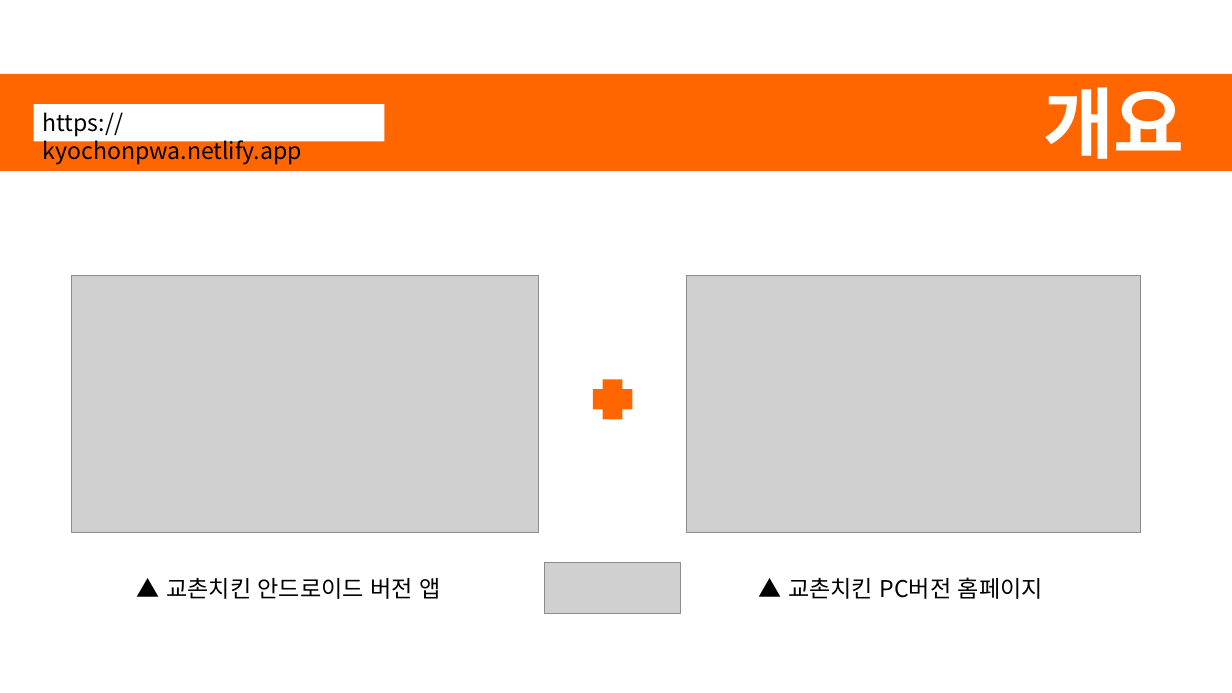
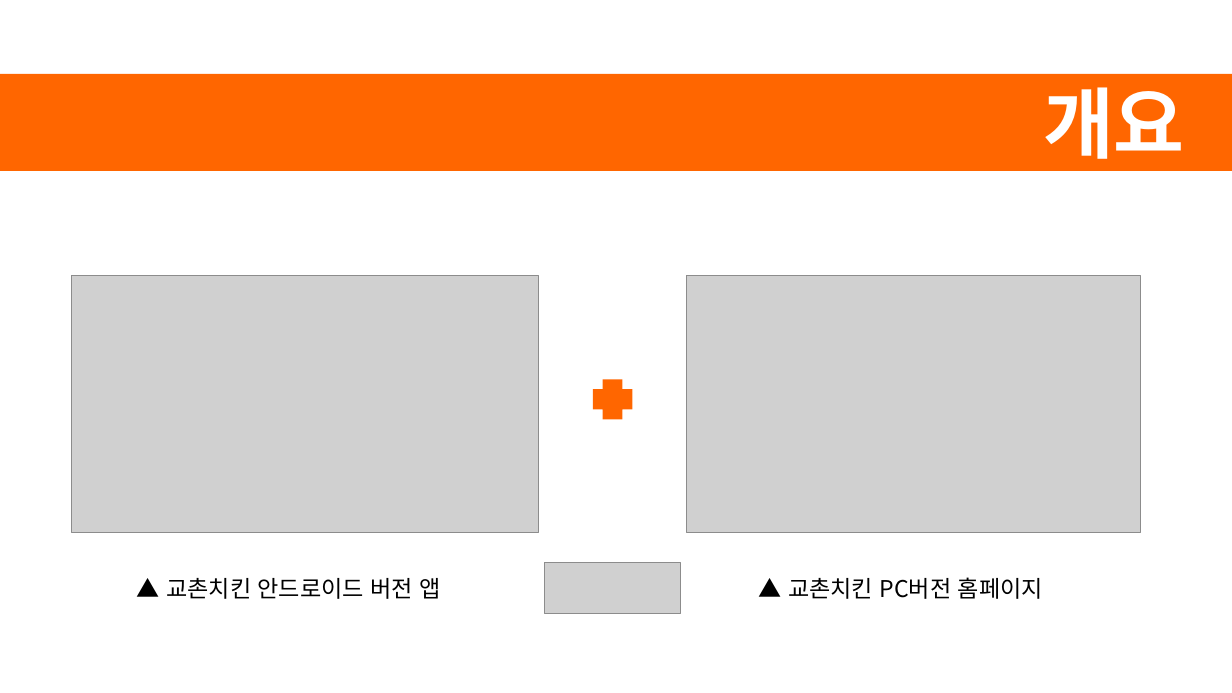
Before and after one commit to SWCheol/kyochon, a slide deck: slide 3 of kyochon.pptx (slide 5 before the commit). Drawn at 1232x693 pixels with LibreOffice and Linux fonts; fonts in the diff are those of the drawing; grey boxes stand for pictures. Boxes give left, top, right and bottom in pixels: in the first picture for what was removed or moved away, otherwise in the second. Text is boxed around its words. In the diff, an @@ line names an element or a change of style, - is before the commit and + after.

Commit message:
netlify pwa

```diff
--- a/kyochon.pptx
+++ b/kyochon.pptx
@@ rectangle removed at [33,104,384,141] @@
-https://kyochonpwa.netlify.app
```
Also in this commit, not shown: 5 other slides changed, 5 slides added, 3 slides removed, 2 other files.
